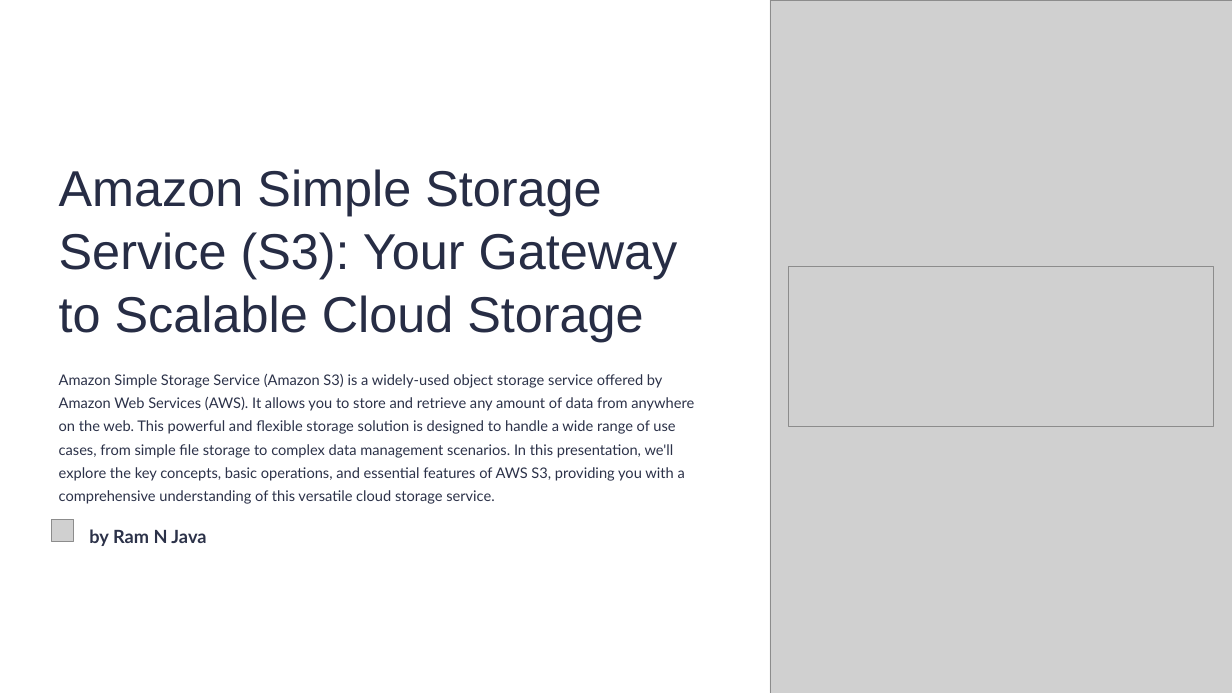
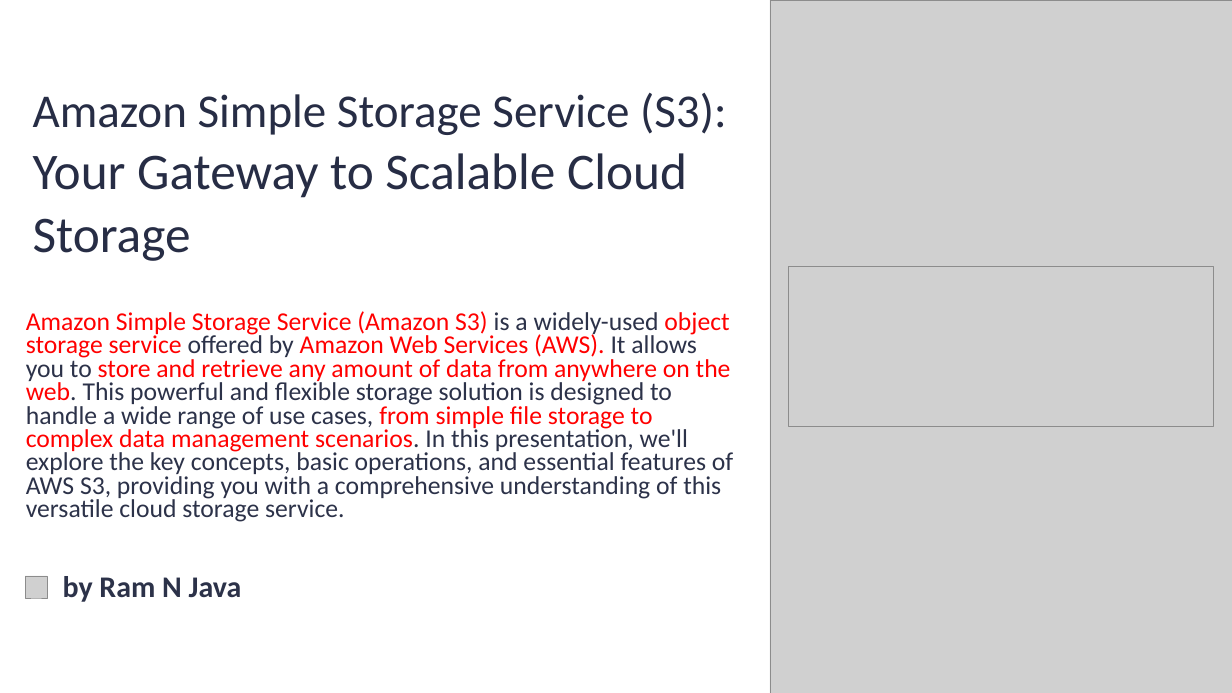
Before and after one commit to ramram43210/Java_2024, a slide deck: slide 1 of Amazon_S3_Beginners_V1/Amazon_S3_Beginners_V1.pptx. Drawn at 1232x693 pixels with LibreOffice and Linux fonts; fonts in the diff are those of the drawing; grey boxes stand for pictures. Boxes give left, top, right and bottom in pixels: in the first picture for what was removed or moved away, otherwise in the second. Text is boxed around its words. In the diff, an @@ line names an element or a change of style, - is before the commit and + after.

```diff
--- a/Amazon_S3_Beginners_V1/Amazon_S3_Beginners_V1.pptx
+++ b/Amazon_S3_Beginners_V1/Amazon_S3_Beginners_V1.pptx
@@ text "Amazon Simple Storage Service (S3): ...": place and size @@
-text "Amazon Simple Storage Service (S3): ..." at [59, 169, 678, 342]
+text "Amazon Simple Storage Service (S3): ..." at [33, 93, 727, 261]
@@ text "Amazon Simple Storage Service (S3): ..." at [33, 93, 727, 261]: size 47.1 to 44 pt in "Amazon Simple Storage Service (S3):"; size 47.1 to 48 pt in "Your Gateway to Scalable Cloud Storage"; font Arial to Calibri @@
@@ text "Amazon Simple Storage Service (Amazon ...": place and size @@
-text "Amazon Simple Storage Service (Amazon ..." at [59, 374, 694, 504]
+text "Amazon Simple Storage Service (Amazon ..." at [26, 311, 733, 522]
@@ text "Amazon Simple Storage Service (Amazon ..." at [26, 311, 733, 522]: size 13.7 to 24 pt, font Lato to Calibri; text colour #2C3249 to #FF0000 in "Amazon Simple Storage Service (Amazon S3) object ..." @@
@@ picture: place and size @@
-picture at [52, 519, 74, 541]
+picture at [25, 576, 48, 598]
@@ text "by Ram N Java": place and size @@
-text "by Ram N Java" at [89, 529, 206, 546]
+text "by Ram N Java" at [63, 576, 242, 602]
@@ text "by Ram N Java" at [63, 576, 242, 602]: size 17.1 to 28 pt, font Lato to Calibri @@
```
Also in this commit, not shown: 9 other slides changed.
